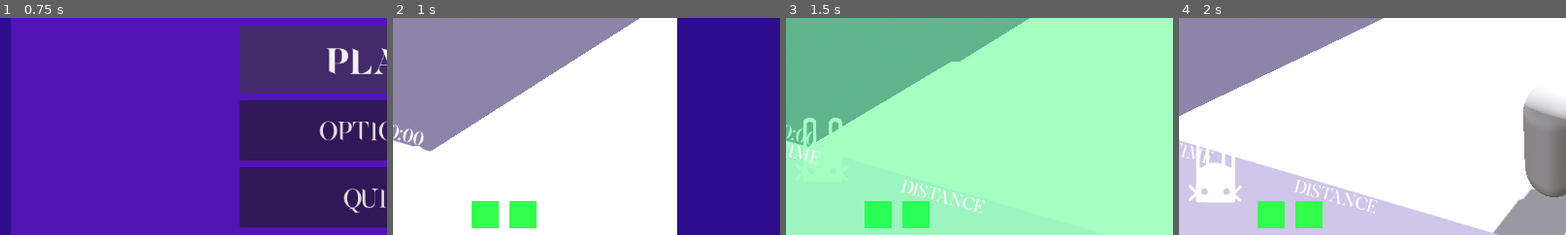
Above: before the commit, frames 1-4 (left to right).
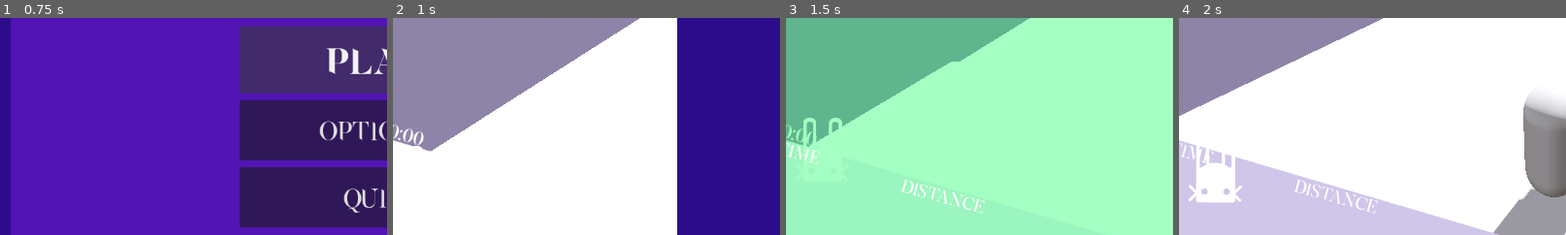
Above: after the commit, the same moments.

Repository: Digiphoenix22/lunar-pestle
Game: Godot game, scene res://main_menu.tscn
Same seed, same stepped clock (60 frames per second), same inputs: the game is played once before the commit and once after it. Sound files missing from this copy of the repository are replaced by a short silence.
Inputs (mouse positions are % of the whole screen's width and height, from its top left):
- Up to frame 1 (0.75 s): click "Play" at 0.5 s
- Up to frame 2 (1 s): no input
- Up to frame 3 (1.5 s): tap Enter (ui_accept) at 1.25 s; move the mouse to (72, 45) at 1.27 s; hold Right (ui_right) from 1.28 s (still down); tap G at 1.35 s
- Up to frame 4 (2 s): keep holding Right (ui_right); tap Enter (ui_accept) at 1.52 s; tap H at 1.55 s
The pictures show only the part of the screen within x 2-52%, y 50-100%; the shares and areas given below are measured in that part.

Frame 1 is identical in both runs. In frame 2, 1.8% of the frame differs, in the area x 20-38%, y 84-97%; in frame 3, 1.8%; in frame 4, 1.8%.

Commit message:
Replace static pips with dynamic heart system supporting variable max health
Co-Authored-By: Claude Sonnet 4.6 <noreply@anthropic.com>

Diff:
--- a/lumi.gd
+++ b/lumi.gd
@@ -46,8 +46,6 @@
 @onready var ground_scroller = $"../GroundScroller"
 @onready var hit_sound       = $HitSound
 @onready var boost_sound     = $BoostSound
-@onready var pip1            = $"../CanvasLayer/HUD/Pip1"
-@onready var pip2            = $"../CanvasLayer/HUD/Pip2"
 @onready var slow_indicator  = $"../CanvasLayer/HUD/SlowIndicator"
 @onready var slow_label      = $"../CanvasLayer/HUD/SlowIndicator/SlowLabel"
 @onready var slow_anim       = $"../CanvasLayer/HUD/SlowIndicator/AnimationPlayer"
@@ -66,10 +64,19 @@
 @onready var blur_overlay    = $"../CanvasLayer/BlurOverlay"
 @onready var camera          = $"../Camera3D"
 
-const LUMI_RECT_REST_Y := 515.0
-const LUMI_RECT_JUMP_Y := 462.0
-const HUD_PURPLE       := Color(0.75, 0.507, 0.994, 1.0)
-const HUD_INDIGO       := Color(0.22, 0.08, 0.65, 1.0)
+const LUMI_RECT_REST_Y  := 515.0
+const LUMI_RECT_JUMP_Y  := 462.0
+const HUD_PURPLE        := Color(0.75, 0.507, 0.994, 1.0)
+const HUD_INDIGO        := Color(0.22, 0.08, 0.65, 1.0)
+const HEART_JADE        := Color(0.1,  0.9,  0.35, 1.0)
+const HEART_DEAD        := Color(0.0,  0.0,  0.0,  1.0)
+const HEART_X           := 136.0
+const HEART_Y           := 598.0
+const HEART_SIZE        := 40.0
+const HEART_SPACING     := 56.0
+
+var max_health  := 2
+var _hearts: Array = []
 
 const HIT_SOUNDS := [
 	"res://sounds/death/terrariahurt.mp3",
@@ -84,6 +91,7 @@
 var _powerup_sound:    AudioStreamPlayer
 var _dash_sound:       AudioStreamPlayer
 var _dash_cooldown     := 0.0
+var _heart_anim        := false
 
 func _ready() -> void:
 	pause_menu.visible = false
@@ -107,9 +115,42 @@
 	_dash_sound.stream = load("res://sounds/sfx/dash.mp3")
 	_dash_sound.bus = "SFX"
 	add_child(_dash_sound)
+	_build_hearts()
 	_start_bottom_hud_tween()
 	_build_slow_anim()
 	_setup_blur_overlay()
+
+func _build_hearts() -> void:
+	for h in _hearts:
+		h.queue_free()
+	_hearts.clear()
+	var tex = load("res://images/heart.png")
+	var hud = get_node("../CanvasLayer/HUD")
+	for i in max_health:
+		var h := TextureRect.new()
+		h.texture = tex
+		h.expand_mode = TextureRect.EXPAND_FIT_WIDTH_PROPORTIONAL
+		h.stretch_mode = TextureRect.STRETCH_KEEP_ASPECT_CENTERED
+		h.layout_mode = 0
+		h.offset_left   = HEART_X + i * HEART_SPACING
+		h.offset_top    = HEART_Y
+		h.offset_right  = HEART_X + i * HEART_SPACING + HEART_SIZE
+		h.offset_bottom = HEART_Y + HEART_SIZE
+		h.pivot_offset  = Vector2(HEART_SIZE * 0.5, HEART_SIZE * 0.5)
+		h.modulate = HEART_JADE
+		hud.add_child(h)
+		_hearts.append(h)
+
+func add_heart() -> void:
+	max_health += 1
+	_build_hearts()
+	_hearts[-1].modulate = HEART_DEAD
+	_hearts[-1].scale = Vector2.ZERO
+	var t = create_tween().set_parallel(true)
+	t.tween_property(_hearts[-1], "modulate", HEART_JADE, 0.4).set_ease(Tween.EASE_OUT)
+	t.tween_property(_hearts[-1], "scale", Vector2(1.3, 1.3), 0.2).set_ease(Tween.EASE_OUT).set_trans(Tween.TRANS_BACK)
+	await t.finished
+	create_tween().tween_property(_hearts[-1], "scale", Vector2.ONE, 0.2).set_ease(Tween.EASE_OUT)
 
 func _open_options() -> void:
 	if _options_instance:
@@ -376,8 +417,9 @@
 			slow_indicator.scale = Vector2.ONE
 			slow_indicator.modulate = Color(1, 1, 1, 1)
 		slow_label.text = "Slowed!"
-	pip1.color = Color(0.2, 1.0, 0.3, 1.0) if hit_count == 0 else Color(0.3, 0.3, 0.3, 1.0)
-	pip2.color = Color(0.2, 1.0, 0.3, 1.0) if hit_count == 0 else Color(1.0, 0.3, 0.1, 1.0)
+	if not _heart_anim:
+		for i in _hearts.size():
+			_hearts[i].modulate = HEART_JADE if i < (max_health - hit_count) else HEART_DEAD
 	lumi_rect.position.y = clampf(remap(position.y, 2.2, 8.0, LUMI_RECT_REST_Y, LUMI_RECT_JUMP_Y), LUMI_RECT_JUMP_Y, LUMI_RECT_REST_Y)
 	lumi_rect.texture = _lumi_tex_hurt if hit_count > 0 else _lumi_tex_normal
 	score_label.text  = "%d" % score
@@ -420,11 +462,14 @@
 			if boost_timer <= 0:
 				ground_scroller.target_speed = SLEEPY_SPEED
 		"jade":
+			var was_hit = hit_count > 0
 			hit_count    = 0
 			recover_timer  = 0.0
 			sleepy_timer   = 0.0
 			invincible_timer = 0.0
 			_do_flash(Color(0.1, 1.0, 0.4, 0.5), 0.3)
+			if was_hit:
+				_animate_heart_heal()
 			if boost_timer <= 0:
 				ground_scroller.target_speed = NORMAL_SPEED
 		"maya":
@@ -441,7 +486,7 @@
 		return
 	hit_count += 1
 	_play_random_hit()
-	if hit_count >= 2:
+	if hit_count >= max_health:
 		die()
 	else:
 		_do_flash(Color(1, 0.15, 0.15, 0.45), 0.2)
@@ -449,6 +494,25 @@
 			ground_scroller.target_speed = SLOW_SPEED
 		invincible_timer = INVINCIBILITY
 		recover_timer    = RECOVER_TIME
+
+func _animate_heart_heal() -> void:
+	_heart_anim = true
+	var t = create_tween().set_parallel(true)
+	for h in _hearts:
+		t.tween_property(h, "modulate", HEART_JADE, 0.35).set_ease(Tween.EASE_OUT).set_trans(Tween.TRANS_QUAD)
+		t.tween_property(h, "scale", Vector2(1.4, 1.4), 0.15).set_ease(Tween.EASE_OUT)
+	await t.finished
+	var t2 = create_tween().set_parallel(true)
+	for h in _hearts:
+		t2.tween_property(h, "scale", Vector2.ONE, 0.25).set_ease(Tween.EASE_IN_OUT).set_trans(Tween.TRANS_BACK)
+	await t2.finished
+	_heart_anim = false
+
+func _animate_hearts_die() -> void:
+	_heart_anim = true
+	var t = create_tween().set_parallel(true)
+	for h in _hearts:
+		t.tween_property(h, "modulate", HEART_DEAD, 0.3).set_ease(Tween.EASE_IN)
 
 func _play_dash() -> void:
 	if _dash_cooldown > 0:
@@ -502,6 +566,7 @@
 func die() -> void:
 	Engine.time_scale = 1.0
 	alive = false
+	_animate_hearts_die()
 	ground_scroller.target_speed = 0.0
 	camera.death_zoom()
 	_do_flash(Color(1, 1, 1, 1), 0.35)
--- a/main.tscn
+++ b/main.tscn
@@ -184,22 +184,6 @@
 texture = ExtResource("10_dg77c")
 expand_mode = 1
 
-[node name="Pip1" type="ColorRect" parent="CanvasLayer/HUD" unique_id=-1293967294]
-layout_mode = 0
-offset_left = 136.0
-offset_top = 598.0
-offset_right = 176.0
-offset_bottom = 638.0
-color = Color(0.2, 1, 0.3, 1)
-
-[node name="Pip2" type="ColorRect" parent="CanvasLayer/HUD" unique_id=-1293967293]
-layout_mode = 0
-offset_left = 192.0
-offset_top = 598.0
-offset_right = 232.0
-offset_bottom = 638.0
-color = Color(0.2, 1, 0.3, 1)
-
 [node name="BGScore" type="Label" parent="CanvasLayer/HUD" unique_id=288719171]
 layout_mode = 0
 offset_left = 951.00006
@@ -265,7 +249,7 @@
 offset_top = 583.99994
 offset_right = 622.0
 offset_bottom = 621.99994
-rotation = 0.2987269
+rotation = 0.28734824
 theme_override_fonts/font = ExtResource("9_4c57u")
 theme_override_font_sizes/font_size = 28
 text = "80u/s"
